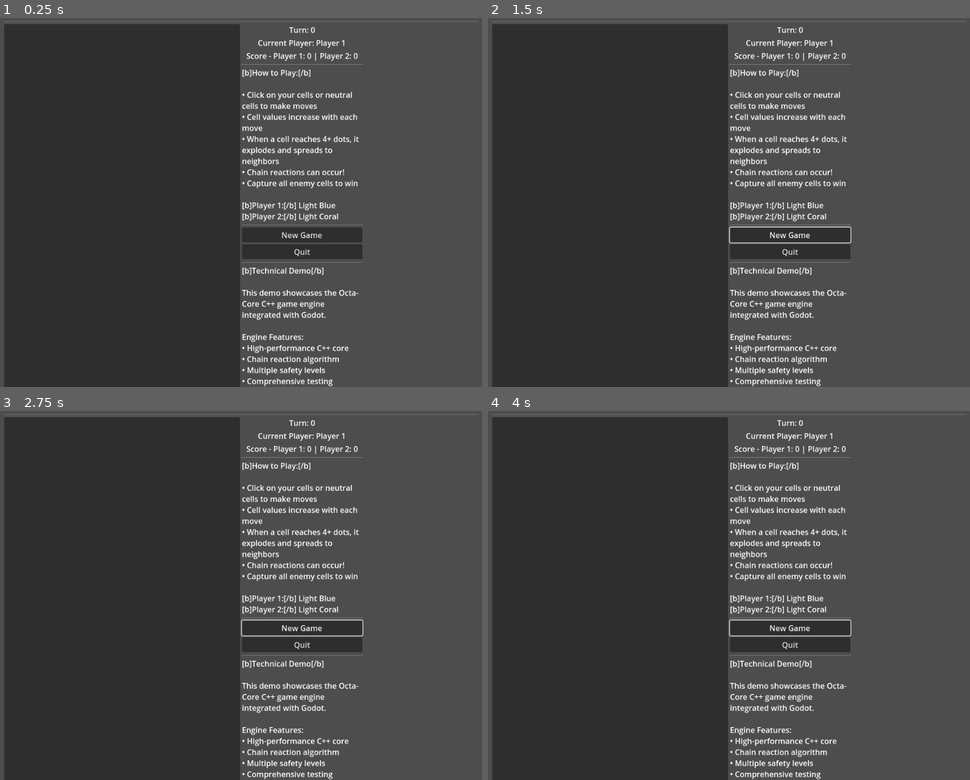
Above: before the commit, frames 1-4 (two rows, left to right).
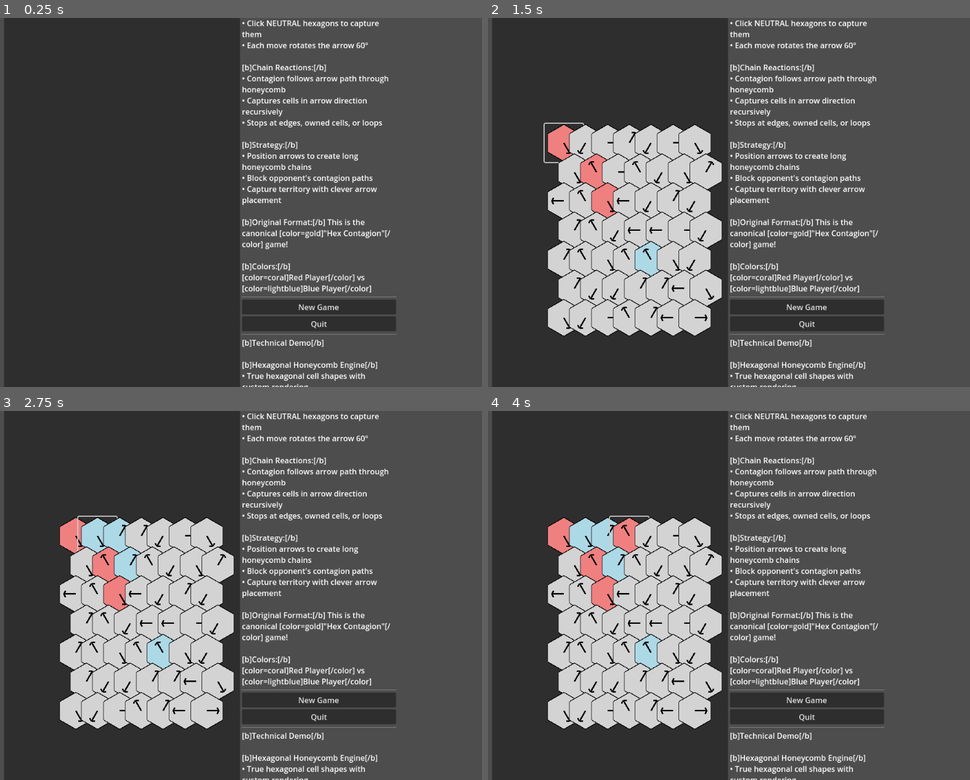
Above: after the commit, the same moments.

Repository: castrovroberto/octa-core-cpp
Game: Godot game, scene res://scenes/Main.tscn
The game is run twice, just before and just after one commit, with the same random seed, the same clock (stepped at 60 frames per second) and the same inputs.
Inputs (mouse positions are in pixels of both pictures, inside the frame that each line leads up to):
- Up to frame 1 (0.25 s): no input
- Up to frame 2 (1.5 s): click "New Game" at 0.5 s; click (565, 143) at 1.27 s
- Up to frame 3 (2.75 s): click (96, 536) at 2.02 s
- Up to frame 4 (4 s): click (608, 536) at 2.77 s; click (627, 536) at 3.52 s

The runs differ from the first frame. In frame 1, 13% of the frame differs, in the area x 0-100%, y 0-100%; in frame 2, 31%; in frame 3, 31%; in frame 4, 31%.
Error before the commit: Invalid access to property or key 'pressed' on a base object of type 'null instance'. (res://scripts/GameController.gd:24)

Commit message:
Godot Demo

Diff:
--- a/godot-demo/project.godot
+++ b/godot-demo/project.godot
@@ -13,14 +13,13 @@
 config/name="Octa-Core Demo"
 config/description="Technical demo of the Octa-Core game engine"
 run/main_scene="res://scenes/Main.tscn"
-config/features=PackedStringArray("4.2", "Mobile")
+config/features=PackedStringArray("4.4", "Mobile")
 config/icon="res://icon.svg"
 
 [display]
 
 window/size/viewport_width=1024
 window/size/viewport_height=768
-window/size/resizable=true
 
 [rendering]
 
--- a/godot-demo/scenes/Main.tscn
+++ b/godot-demo/scenes/Main.tscn
@@ -1,12 +1,14 @@
 [gd_scene load_steps=2 format=3 uid="uid://bnbdfr7ib8fj5"]
 
-[ext_resource type="Script" path="res://scripts/GameController.gd" id="1_1m8j6"]
+[ext_resource type="Script" uid="uid://emweq8rfkybm" path="res://scripts/GameController.gd" id="1_1m8j6"]
 
 [node name="Main" type="Control"]
 layout_mode = 3
 anchors_preset = 15
 anchor_right = 1.0
 anchor_bottom = 1.0
+grow_horizontal = 2
+grow_vertical = 2
 script = ExtResource("1_1m8j6")
 
 [node name="VBoxContainer" type="VBoxContainer" parent="."]
@@ -18,10 +20,12 @@
 offset_top = 20.0
 offset_right = -20.0
 offset_bottom = -20.0
+grow_horizontal = 2
+grow_vertical = 2
 
 [node name="TitleLabel" type="Label" parent="VBoxContainer"]
 layout_mode = 2
-text = "Octa-Core Game Engine Demo"
+text = "Octa-Core: Hexagonal Honeycomb Contagion"
 horizontal_alignment = 1
 vertical_alignment = 1
 
@@ -38,37 +42,32 @@
 size_flags_horizontal = 3
 size_flags_vertical = 3
 
-[node name="GridContainer" type="GridContainer" parent="VBoxContainer/HBoxContainer/GamePanel"]
+[node name="CellLayer" type="Control" parent="VBoxContainer/HBoxContainer/GamePanel"]
 layout_mode = 1
-anchors_preset = 8
-anchor_left = 0.5
-anchor_top = 0.5
-anchor_right = 0.5
-anchor_bottom = 0.5
-offset_left = -200.0
-offset_top = -200.0
-offset_right = 200.0
-offset_bottom = 200.0
-columns = 5
+anchors_preset = 15
+anchor_right = 1.0
+anchor_bottom = 1.0
+grow_horizontal = 2
+grow_vertical = 2
 
 [node name="InfoPanel" type="VBoxContainer" parent="VBoxContainer/HBoxContainer"]
+custom_minimum_size = Vector2(320, 0)
 layout_mode = 2
 size_flags_horizontal = 2
-custom_minimum_size = Vector2(250, 0)
 
 [node name="StatusLabel" type="Label" parent="VBoxContainer/HBoxContainer/InfoPanel"]
 layout_mode = 2
-text = "Turn: 0"
+text = "Turn: 0 | Honeycomb Contagion Game"
 horizontal_alignment = 1
 
 [node name="PlayerLabel" type="Label" parent="VBoxContainer/HBoxContainer/InfoPanel"]
 layout_mode = 2
-text = "Current Player: Player 1"
+text = "Current Player: Player 1 (Red)"
 horizontal_alignment = 1
 
 [node name="ScoreLabel" type="Label" parent="VBoxContainer/HBoxContainer/InfoPanel"]
 layout_mode = 2
-text = "Score - Player 1: 0 | Player 2: 0"
+text = "Hexagons - Red: 0 | Blue: 0"
 horizontal_alignment = 1
 
 [node name="HSeparator2" type="HSeparator" parent="VBoxContainer/HBoxContainer/InfoPanel"]
@@ -77,16 +76,30 @@
 [node name="InstructionsLabel" type="RichTextLabel" parent="VBoxContainer/HBoxContainer/InfoPanel"]
 layout_mode = 2
 size_flags_vertical = 3
-text = "[b]How to Play:[/b]
+text = "[b]Hexagonal Honeycomb Contagion:[/b]
 
-• Click on your cells or neutral cells to make moves
-• Cell values increase with each move
-• When a cell reaches 4+ dots, it explodes and spreads to neighbors
-• Chain reactions can occur!
-• Capture all enemy cells to win
+[b]Honeycomb Grid:[/b] Hexagonal cells with 6 neighbors
+[b]Arrows:[/b] Point in 6 directions (→↗↖←↙↘)
 
-[b]Player 1:[/b] Light Blue
-[b]Player 2:[/b] Light Coral"
+[b]Moves:[/b]
+• Click YOUR hexagons to rotate arrow clockwise
+• Click NEUTRAL hexagons to capture them
+• Each move rotates the arrow 60°
+
+[b]Chain Reactions:[/b]
+• Contagion follows arrow path through honeycomb
+• Captures cells in arrow direction recursively
+• Stops at edges, owned cells, or loops
+
+[b]Strategy:[/b]
+• Position arrows to create long honeycomb chains
+• Block opponent's contagion paths
+• Capture territory with clever arrow placement
+
+[b]Original Format:[/b] This is the canonical [color=gold]\"Hex Contagion\"[/color] game!
+
+[b]Colors:[/b]
+[color=coral]Red Player[/color] vs [color=lightblue]Blue Player[/color]"
 fit_content = true
 
 [node name="HSeparator3" type="HSeparator" parent="VBoxContainer/HBoxContainer/InfoPanel"]
@@ -105,15 +118,21 @@
 
 [node name="TechInfoLabel" type="RichTextLabel" parent="VBoxContainer/HBoxContainer/InfoPanel"]
 layout_mode = 2
-size_flags_vertical = 1
 text = "[b]Technical Demo[/b]
 
-This demo showcases the Octa-Core C++ game engine integrated with Godot.
+[b]Hexagonal Honeycomb Engine[/b]
+• True hexagonal cell shapes with custom rendering
+• 6-directional arrow system (60° increments)
+• Recursive contagion algorithm
+• Honeycomb chain reaction pathfinding
+• Turn-based hexagonal strategy mechanics
 
-Engine Features:
-• High-performance C++ core
-• Chain reaction algorithm
+[b]C++ Game Engine Features:[/b]
+• High-performance recursive algorithms
+• Hexagonal neighbor calculations
+• Original \"Hex Contagion\" format
 • Multiple safety levels
 • Comprehensive testing
-• Benchmarking system"
+• Cross-platform compatibility
+• Advanced benchmarking system"
 fit_content = true
--- a/godot-demo/scripts/GameController.gd
+++ b/godot-demo/scripts/GameController.gd
@@ -2,20 +2,94 @@
 
 # Game API
 var octa_api: OctaCoreAPI
-var map_size: int = 2
-var cell_size: float = 80.0
+var map_size: int = 3  # Increased to 3 for better honeycomb demonstration
+var cell_size: float = 70.0  # Reduced slightly for better fit
 var cell_buttons: Dictionary = {}
 
-# UI References
-@onready var grid_container: GridContainer = $VBoxContainer/GamePanel/GridContainer
-@onready var status_label: Label = $VBoxContainer/InfoPanel/StatusLabel
-@onready var player_label: Label = $VBoxContainer/InfoPanel/PlayerLabel
-@onready var score_label: Label = $VBoxContainer/InfoPanel/ScoreLabel
-@onready var new_game_button: Button = $VBoxContainer/InfoPanel/NewGameButton
-@onready var quit_button: Button = $VBoxContainer/InfoPanel/QuitButton
+# Custom hexagonal button class for honeycomb layout
+class HexagonalButton extends Button:
+	var arrow_direction: int = 0
+	var cell_state: int = 0
+
+	func _ready():
+		custom_minimum_size = Vector2(80, 80)
+		flat = true
+
+	func _draw():
+		# Draw hexagonal shape (6 sides) for true honeycomb tessellation
+		var center = size / 2
+		var radius = min(size.x, size.y) * 0.48  # Increased from 0.45 for better coverage
+
+		# Create hexagon points (6 sides, 60 degrees between points)
+		# Start with flat-top orientation for authentic honeycomb look
+		var points = PackedVector2Array()
+		for i in range(6):
+			var angle = TAU * i / 6 - PI / 6  # Offset by -30° for flat-top hexagon
+			var x = center.x + radius * cos(angle)
+			var y = center.y + radius * sin(angle)
+			points.append(Vector2(x, y))
+
+		# Fill hexagon based on cell state
+		var fill_color: Color
+		match cell_state:
+			0:  # NEUTRAL
+				fill_color = Color.LIGHT_GRAY
+			1:  # PLAYER 1 (Red)
+				fill_color = Color.LIGHT_CORAL
+			2:  # PLAYER 2 (Blue)
+				fill_color = Color.LIGHT_BLUE
+			_:
+				fill_color = Color.GRAY
+
+		# Draw filled hexagon
+		draw_colored_polygon(points, fill_color)
+
+		# Draw hexagon border for clear tessellation
+		for i in range(6):
+			var p1 = points[i]
+			var p2 = points[(i + 1) % 6]
+			draw_line(p1, p2, Color.BLACK, 1.5)  # Slightly thinner lines for cleaner look
+
+		# Draw arrow in center
+		_draw_hex_arrow(center, radius * 0.65)  # Slightly larger arrows
+
+	func _draw_hex_arrow(center: Vector2, length: float):
+		# Arrow directions for hexagon: E, NE, NW, W, SW, SE
+		var hex_angles = [0, -PI/3, -2*PI/3, PI, 2*PI/3, PI/3]  # 60-degree increments
+		var angle = hex_angles[arrow_direction % 6]
+
+		# Calculate arrow end point
+		var end_point = center + Vector2(cos(angle), sin(angle)) * length
+
+		# Draw arrow shaft
+		draw_line(center, end_point, Color.BLACK, 3.0)
+
+		# Draw arrow head
+		var head_angle1 = angle + 2 * PI / 3
+		var head_angle2 = angle - 2 * PI / 3
+		var head_length = length * 0.3
+
+		var head_point1 = end_point + Vector2(cos(head_angle1), sin(head_angle1)) * head_length
+		var head_point2 = end_point + Vector2(cos(head_angle2), sin(head_angle2)) * head_length
+
+		draw_line(end_point, head_point1, Color.BLACK, 3.0)
+		draw_line(end_point, head_point2, Color.BLACK, 3.0)
+
+	func update_hex_cell(state: int, direction: int):
+		cell_state = state
+		arrow_direction = direction % 6  # Ensure 6-direction
+		queue_redraw()
+
+# UI References (will be updated for new layout)
+@onready var cell_layer: Control = $VBoxContainer/HBoxContainer/GamePanel/CellLayer
+@onready var status_label: Label = $VBoxContainer/HBoxContainer/InfoPanel/StatusLabel
+@onready var player_label: Label = $VBoxContainer/HBoxContainer/InfoPanel/PlayerLabel
+@onready var score_label: Label = $VBoxContainer/HBoxContainer/InfoPanel/ScoreLabel
+@onready var new_game_button: Button = $VBoxContainer/HBoxContainer/InfoPanel/NewGameButton
+@onready var quit_button: Button = $VBoxContainer/HBoxContainer/InfoPanel/QuitButton
 
 func _ready():
-	print("Game Controller starting...")
+	print("Hexagonal Honeycomb Contagion Game Controller starting...")
 
 	# Initialize the game API
 	octa_api = OctaCoreAPI.new()
@@ -28,28 +102,42 @@
 	_start_new_game()
 
 func _start_new_game():
-	print("Starting new game...")
+	print("Starting new hexagonal honeycomb contagion game...")
 
 	# Clear existing buttons
-	for child in grid_container.get_children():
+	for child in cell_layer.get_children():
 		child.queue_free()
 	cell_buttons.clear()
 
 	# Create game
 	if not octa_api.create_game(map_size):
-		print("Failed to create game!")
+		print("Failed to create hexagonal game!")
 		return
 
-	# Setup grid
-	var grid_size = map_size * 2 + 1
-	grid_container.columns = grid_size
-
-	# Create cell buttons
+	# Create hexagonal buttons with honeycomb layout
+	_create_honeycomb_layout()
+
+	# Initial update
+	_update_display()
+
+func _create_honeycomb_layout():
+	print("Creating authentic honeycomb tessellation...")
+
+	# True honeycomb tessellation spacing calculations
+	var hex_width = cell_size * 0.866   # Width of hexagon (√3/2 * size)
+	var hex_height = cell_size          # Height of hexagon
+
+	# Honeycomb spacing (hexagons touch each other)
+	var horizontal_spacing = hex_width * 0.75  # 3/4 of width for touching hexagons
+	var vertical_spacing = hex_height * 0.866  # √3/2 of height for vertical spacing
+	var row_offset = hex_width * 0.375         # Half of horizontal spacing for stagger
+
+	# Center the entire honeycomb grid
+	var center_offset = Vector2(cell_layer.size.x / 2, cell_layer.size.y / 2)
+
 	for y in range(-map_size, map_size + 1):
 		for x in range(-map_size, map_size + 1):
-			var button = Button.new()
-			button.custom_minimum_size = Vector2(cell_size, cell_size)
-			button.text = ""
+			var button = HexagonalButton.new()
 
 			# Store coordinates
 			var coord = Vector2i(x, y)
@@ -57,101 +145,110 @@
 			cell_buttons[coord] = button
 
 			# Connect button signal
-			button.pressed.connect(_on_cell_pressed.bind(x, y))
-
-			grid_container.add_child(button)
-
-	# Initial update
-	_update_display()
-
-func _on_cell_pressed(x: int, y: int):
-	print("Cell pressed: (", x, ", ", y, ")")
+			button.pressed.connect(_on_hex_cell_pressed.bind(x, y))
+
+			cell_layer.add_child(button)
+
+			# True honeycomb positioning (tight tessellation)
+			var col = x + map_size
+			var row = y + map_size
+
+			# Calculate position for honeycomb tessellation
+			var px = col * horizontal_spacing
+			var py = row * vertical_spacing
+
+			# Stagger every other row for authentic honeycomb pattern
+			if row % 2 == 1:
+				px += row_offset
+
+			# Center the entire honeycomb grid and adjust for hexagon center
+			var final_pos = Vector2(px, py) - Vector2(horizontal_spacing * map_size, vertical_spacing * map_size) + center_offset
+
+			button.position = final_pos
+			button.size = Vector2(cell_size, cell_size)
+
+func _on_hex_cell_pressed(x: int, y: int):
+	print("=== HEXAGONAL HONEYCOMB CELL CLICKED: (", x, ", ", y, ") ===")
 
 	if octa_api.is_game_over():
-		print("Game is over!")
+		print("Hexagonal game is over!")
 		return
 
 	if not octa_api.is_valid_move(x, y):
-		print("Invalid move!")
+		print("Invalid hexagonal move!")
 		return
 
-	# Make the move
+	# Show pre-move state
+	var cell_info = octa_api.get_cell_info(x, y)
+	print("Before move - State: ", cell_info.state, ", Direction: ", octa_api.get_direction_name(cell_info.direction))
+
+	# Make the move (this will trigger hexagonal contagion)
 	if octa_api.make_move(x, y):
-		print("Move successful!")
+		print("Hexagonal honeycomb contagion move successful!")
 		_update_display()
 
 		# Check if game ended
 		if octa_api.is_game_over():
 			_show_game_over()
 	else:
-		print("Move failed!")
+		print("Hexagonal move failed!")
 
 func _update_display():
-	# Update all cell buttons
+	# Update all hexagonal cell buttons
 	for coord in cell_buttons.keys():
-		var button = cell_buttons[coord]
+		var button = cell_buttons[coord] as HexagonalButton
 		var cell_info = octa_api.get_cell_info(coord.x, coord.y)
 
-		# Update button appearance based on cell state
-		_update_cell_button(button, cell_info)
+		# Update hexagonal button with cell state and arrow direction
+		button.update_hex_cell(cell_info.state, cell_info.direction)
+
+		# Update tooltip
+		var arrow_symbol = octa_api.get_direction_symbol(cell_info.direction)
+		var direction_name = octa_api.get_direction_name(cell_info.direction)
+
+		match cell_info.state:
+			0:  # NEUTRAL
+				button.tooltip_text = "Neutral Hexagon\nArrow: %s (%s)\nClick to capture" % [arrow_symbol, direction_name]
+			1:  # PLAYER_1 (Red)
+				button.tooltip_text = "Red Hexagon\nArrow: %s (%s)\nClick to rotate arrow" % [arrow_symbol, direction_name]
+			2:  # PLAYER_2 (Blue)
+				button.tooltip_text = "Blue Hexagon\nArrow: %s (%s)\nClick to rotate arrow" % [arrow_symbol, direction_name]
 
 	# Update status labels
 	var state = octa_api.get_game_state()
 	var current_player = octa_api.get_current_player()
 
-	player_label.text = "Current Player: " + ("Player 1" if current_player == 1 else "Player 2")
-	score_label.text = "Score - Player 1: %d | Player 2: %d" % [state.player1_cells, state.player2_cells]
-	status_label.text = "Turn: %d" % state.turn_count
+	player_label.text = "Current Player: " + ("Player 1 (Red)" if current_player == 1 else "Player 2 (Blue)")
+	score_label.text = "Hexagons - Red: %d | Blue: %d" % [state.player1_cells, state.player2_cells]
+	status_label.text = "Turn: %d | Honeycomb Contagion Game" % state.turn_count
 
 	if state.game_over:
 		if state.winner == 1:
-			status_label.text += " | PLAYER 1 WINS!"
+			status_label.text += " | RED WINS!"
 		elif state.winner == 2:
-			status_label.text += " | PLAYER 2 WINS!"
+			status_label.text += " | BLUE WINS!"
 		elif state.winner == -1:
 			status_label.text += " | DRAW!"
-
-func _update_cell_button(button: Button, cell_info: OctaCoreAPI.CellInfo):
-	# Set button text to show cell value
-	if cell_info.value > 0:
-		button.text = str(cell_info.value)
-	else:
-		button.text = ""
-
-	# Set button color based on player ownership
-	match cell_info.state:
-		0:  # NEUTRAL
-			button.modulate = Color.WHITE
-			button.disabled = false
-		1:  # PLAYER_1
-			button.modulate = Color.LIGHT_BLUE
-			button.disabled = false
-		2:  # PLAYER_2
-			button.modulate = Color.LIGHT_CORAL
-			button.disabled = false
-		3:  # BLOCKED
-			button.modulate = Color.GRAY
-			button.disabled = true
 
 func _show_game_over():
 	var state = octa_api.get_game_state()
 	var message = ""
 
 	if state.winner == 1:
-		message = "Player 1 Wins!"
+		message = "Red Player Wins!"
 	elif state.winner == 2:
-		message = "Player 2 Wins!"
+		message = "Blue Player Wins!"
 	else:
 		message = "It's a Draw!"
 
-	print("Game Over: ", message)
-
-	# Disable all cell buttons
+	print("Hexagonal Game Over: ", message)
+
+	# Disable all hexagonal cell buttons
 	for button in cell_buttons.values():
 		button.disabled = true
 
 func _on_new_game_pressed():
-	print("New game requested")
+	print("New hexagonal honeycomb contagion game requested")
 	_start_new_game()
 
 func _on_quit_pressed():
--- a/godot-demo/scripts/OctaCoreAPI.gd
+++ b/godot-demo/scripts/OctaCoreAPI.gd
@@ -9,12 +9,39 @@
 	var player2_cells: int = 0
 	var game_over: bool = false
 
-# Cell info structure
+# Cell info structure with arrow direction
 class CellInfo:
-	var state: int = 0
-	var value: int = 0
+	var state: int = 0      # 0 = neutral, 1 = player1, 2 = player2
+	var direction: int = 0  # 0-5 for hexagonal (6 directions)
 	var x: int = 0
 	var y: int = 0
+
+# 6 directions for hexagonal grid (60-degree increments) - PRIMARY MODE
+const HEX_DIRECTIONS = [
+	Vector2i(1, 0),    # 0: East (→)
+	Vector2i(0, -1),   # 1: Northeast (↗)
+	Vector2i(-1, -1),  # 2: Northwest (↖)
+	Vector2i(-1, 0),   # 3: West (←)
+	Vector2i(0, 1),    # 4: Southwest (↙)
+	Vector2i(1, 1)     # 5: Southeast (↘)
+]
+
+const HEX_DIRECTION_NAMES = ["E", "NE", "NW", "W", "SW", "SE"]
+const HEX_DIRECTION_SYMBOLS = ["→", "↗", "↖", "←", "↙", "↘"]
+
+# 8 directions for octagonal grid (legacy/fallback)
+const OCTA_DIRECTIONS = [
+	Vector2i(0, -1),   # 0: North (↑)
+	Vector2i(1, -1),   # 1: Northeast (↗)
+	Vector2i(1, 0),    # 2: East (→)
+	Vector2i(1, 1),    # 3: Southeast (↘)
+	Vector2i(0, 1),    # 4: South (↓)
+	Vector2i(-1, 1),   # 5: Southwest (↙)
+	Vector2i(-1, 0),   # 6: West (←)
+	Vector2i(-1, -1)   # 7: Northwest (↖)
+]
+
+const OCTA_DIRECTION_NAMES = ["N", "NE", "E", "SE", "S", "SW", "W", "NW"]
 
 # C API bindings using Godot's native interface
 static var _lib_path = "res://lib/liboctacore.dylib"
@@ -33,39 +60,50 @@
 
 # Game instance management
 var _game_handle = null
+var _hexagonal_mode: bool = true  # Default to hexagonal (original format)
 
 func _init():
-	# For this demo, we'll simulate the C API calls with GDScript
-	# In a full implementation, we would use Godot's FFI or GDExtension
-	print("Initializing Octa-Core API wrapper")
+	print("Initializing Octa-Core Hexagonal Contagion API (Original Format)")
 
 func create_game(map_size: int) -> bool:
-	print("Creating game with map size: ", map_size)
-	# Simulate successful game creation
-	_game_handle = {"map_size": map_size, "cells": {}, "current_player": 1, "turn_count": 0, "game_over": false}
-
-	# Initialize a simple 3x3 grid for demo
+	print("Creating hexagonal contagion game with map size: ", map_size)
+
+	_game_handle = {
+		"map_size": map_size,
+		"cells": {},
+		"current_player": 1,
+		"turn_count": 0,
+		"game_over": false
+	}
+
+	# Initialize hexagonal grid
 	for x in range(-map_size, map_size + 1):
 		for y in range(-map_size, map_size + 1):
 			var cell = CellInfo.new()
 			cell.x = x
 			cell.y = y
 			cell.state = 0  # NEUTRAL
-			cell.value = 0
+			# Random initial arrow direction (6 directions for hex)
+			cell.direction = randi() % 6
 			_game_handle.cells[Vector2i(x, y)] = cell
 
-	# Set initial player positions for demo
+	# Set initial player positions
 	if map_size >= 1:
-		_game_handle.cells[Vector2i(-1, -1)].state = 1  # PLAYER_1
-		_game_handle.cells[Vector2i(-1, -1)].value = 1
-		_game_handle.cells[Vector2i(1, 1)].state = 2   # PLAYER_2
-		_game_handle.cells[Vector2i(1, 1)].value = 1
+		# Player 1 starts in top-left area
+		var p1_cell = _game_handle.cells[Vector2i(-1, -1)]
+		p1_cell.state = 1
+		p1_cell.direction = 5  # Southeast arrow initially
+
+		# Player 2 starts in bottom-right area
+		var p2_cell = _game_handle.cells[Vector2i(1, 1)]
+		p2_cell.state = 2
+		p2_cell.direction = 2  # Northwest arrow initially
 
 	return true
 
 func destroy_game():
 	_game_handle = null
-	print("Game destroyed")
+	print("Hexagonal game destroyed")
 
 func get_game_state() -> GameState:
 	var state = GameState.new()
@@ -82,7 +120,7 @@
 		elif cell_info.state == 2:
 			state.player2_cells += 1
 
-	# Simple win condition check
+	# Win condition check
 	if state.player1_cells == 0 and state.player2_cells > 0:
 		state.winner = 2
 		state.game_over = true
@@ -111,7 +149,7 @@
 	return _game_handle.game_over
 
 func is_valid_move(x: int, y: int) -> bool:
-	if _game_handle == null:
+	if _game_handle == null or _game_handle.game_over:
 		return false
 
 	var pos = Vector2i(x, y)
@@ -121,7 +159,8 @@
 	var cell = _game_handle.cells[pos]
 	var current_player = _game_handle.current_player
 
-	# Valid move if cell is owned by current player or neutral
+	# Valid move: can click on cells you own to rotate their arrows
+	# OR can click neutral cells to capture them
 	return cell.state == current_player or cell.state == 0
 
 func make_move(x: int, y: int) -> bool:
@@ -135,13 +174,24 @@
 	var cell = _game_handle.cells[pos]
 	var current_player = _game_handle.current_player
 
-	# Simple move: increment cell value and set ownership
-	cell.state = current_player
-	cell.value += 1
-
-	# Simple chain reaction: if value > 3, spread to neighbors
-	if cell.value > 3:
-		_trigger_explosion(x, y, current_player)
+	print("=== HEXAGONAL CONTAGION MOVE ===")
+	print("Player ", current_player, " selected hex cell (", x, ",", y, ")")
+
+	# If cell is neutral, capture it first
+	if cell.state == 0:
+		cell.state = current_player
+		print("Captured neutral hex cell")
+
+	# Rotate arrow clockwise (key mechanic!)
+	var old_direction = cell.direction
+	cell.direction = (cell.direction + 1) % 6  # 6 directions for hexagonal
+	print("Rotated hex arrow from ", HEX_DIRECTION_NAMES[old_direction], " to ", HEX_DIRECTION_NAMES[cell.direction])
+
+	# Start chain reaction following the arrow direction
+	var chain_cells = []
+	_execute_hex_contagion_chain(pos, current_player, chain_cells)
+
+	print("Hexagonal chain reaction affected ", len(chain_cells), " cells")
 
 	# Switch players
 	_game_handle.current_player = 3 - current_player  # Toggle between 1 and 2
@@ -151,31 +201,56 @@
 	var state = get_game_state()
 	_game_handle.game_over = state.game_over
 
-	print("Move made at (", x, ",", y, ") by player ", current_player)
 	return true
 
-func _trigger_explosion(x: int, y: int, player: int):
-	var pos = Vector2i(x, y)
-	var cell = _game_handle.cells[pos]
-
-	# Reset exploding cell
-	cell.value = 0
-	cell.state = 0  # NEUTRAL
-
-	# Spread to neighbors
-	var directions = [Vector2i(-1, -1), Vector2i(-1, 0), Vector2i(-1, 1),
-					  Vector2i(0, -1),                    Vector2i(0, 1),
-					  Vector2i(1, -1),  Vector2i(1, 0),   Vector2i(1, 1)]
-
-	for dir in directions:
-		var neighbor_pos = pos + dir
-		if _game_handle.cells.has(neighbor_pos):
-			var neighbor = _game_handle.cells[neighbor_pos]
-			neighbor.state = player
-			neighbor.value += 1
-			# Simple chain reaction
-			if neighbor.value > 3:
-				_trigger_explosion(neighbor_pos.x, neighbor_pos.y, player)
+func _execute_hex_contagion_chain(start_pos: Vector2i, player: int, chain_cells: Array):
+	"""Execute recursive hexagonal contagion following arrow paths"""
+	var current_pos = start_pos
+	var visited_this_turn = {}
+
+	while true:
+		# Prevent infinite loops
+		if visited_this_turn.has(current_pos):
+			print("Loop detected, stopping hex chain")
+			break
+
+		visited_this_turn[current_pos] = true
+		chain_cells.append(current_pos)
+
+		var current_cell = _game_handle.cells.get(current_pos)
+		if not current_cell:
+			print("Invalid hex cell, stopping chain")
+			break
+
+		# Get the direction this cell points to (6 directions)
+		var direction_vector = HEX_DIRECTIONS[current_cell.direction]
+		var target_pos = current_pos + direction_vector
+
+		print("Hex cell (", current_pos.x, ",", current_pos.y, ") points ", HEX_DIRECTION_NAMES[current_cell.direction], " to (", target_pos.x, ",", target_pos.y, ")")
+
+		# Check if target exists
+		if not _game_handle.cells.has(target_pos):
+			print("Hex arrow points off-grid, stopping chain")
+			break
+
+		var target_cell = _game_handle.cells[target_pos]
+
+		# Check stopping conditions
+		if target_cell.state == player:
+			print("Hex arrow points to own cell, stopping chain")
+			break
+
+		# Capture the target cell
+		print("Capturing hex cell (", target_pos.x, ",", target_pos.y, ") for player ", player)
+		target_cell.state = player
+
+		# Rotate target cell's arrow (6-direction automatic progression)
+		var old_dir = target_cell.direction
+		target_cell.direction = (target_cell.direction + 1) % 6
+		print("Auto-rotated hex arrow from ", HEX_DIRECTION_NAMES[old_dir], " to ", HEX_DIRECTION_NAMES[target_cell.direction])
+
+		# Continue chain from the newly captured cell
+		current_pos = target_pos
 
 func get_cell_info(x: int, y: int) -> CellInfo:
 	var cell_info = CellInfo.new()
@@ -189,9 +264,19 @@
 	if _game_handle.cells.has(pos):
 		var cell = _game_handle.cells[pos]
 		cell_info.state = cell.state
-		cell_info.value = cell.value
+		cell_info.direction = cell.direction
 
 	return cell_info
+
+func get_direction_name(direction: int) -> String:
+	if direction >= 0 and direction < len(HEX_DIRECTION_NAMES):
+		return HEX_DIRECTION_NAMES[direction]
+	return "?"
+
+func get_direction_symbol(direction: int) -> String:
+	if direction >= 0 and direction < len(HEX_DIRECTION_SYMBOLS):
+		return HEX_DIRECTION_SYMBOLS[direction]
+	return "?"
 
 func get_map_size() -> int:
 	if _game_handle == null:
@@ -207,3 +292,10 @@
 		cells.append(cell)
 
 	return cells
+
+# Utility functions
+func is_hexagonal_mode() -> bool:
+	return _hexagonal_mode
+
+func get_max_directions() -> int:
+	return 6 if _hexagonal_mode else 8
Not shown, added: godot-demo/icon.svg.import
Not shown, added: godot-demo/scripts/GameController.gd.uid
Not shown, added: godot-demo/scripts/OctaCoreAPI.gd.uid
Not shown, added: docs/game-mechanics.md
Not shown, changed: godot-demo/README.md
Not shown, changed: godot-demo/build_and_run.sh
